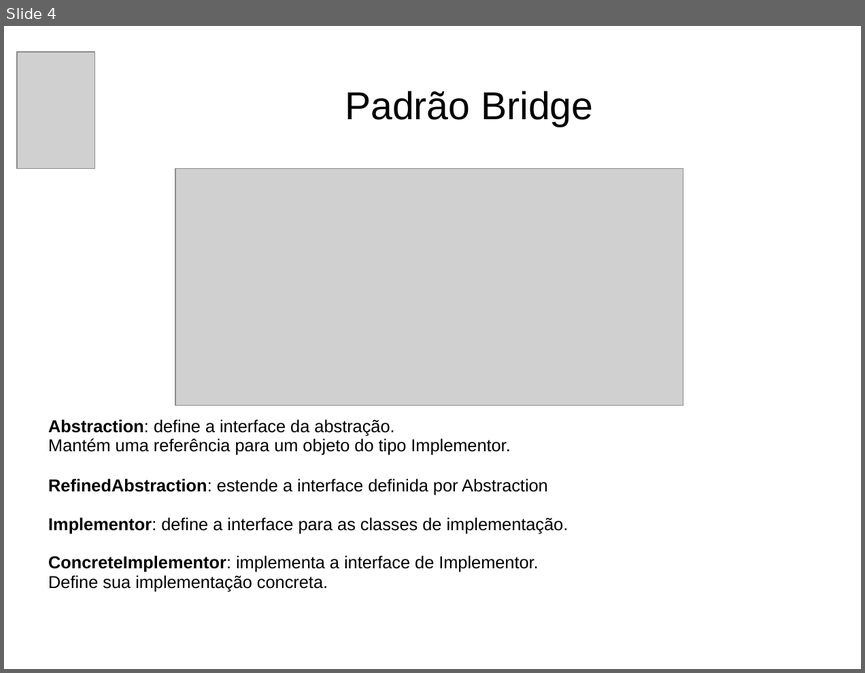
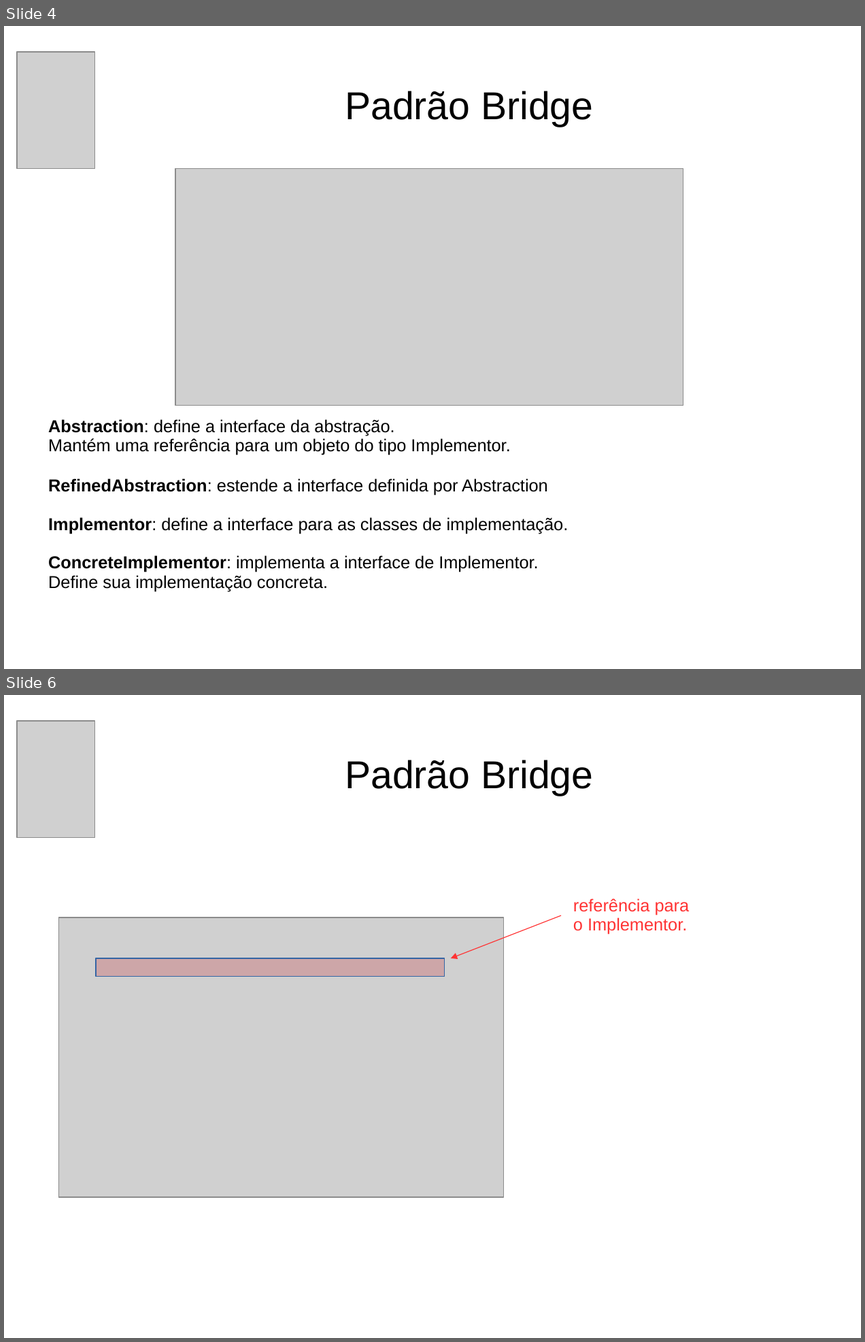
Before and after one commit to andrePfeiffer/Padroes, a slide deck: arquivos/Apresentação PSI.ppt. Shown one above the other, each under a label of ours: slide 4 before the commit, slides 4 and 6 after it; the slides between them are not shown. The pictures are 865x673 and 865x1342 pixels, drawn with LibreOffice and Linux fonts; fonts in the diff are those of the drawing; grey boxes stand for pictures; background and template pictures are left out. Boxes give left, top, right and bottom in pixels: in the first picture for what was removed or moved away, otherwise in the second. Text is boxed around its words. In the diff, an @@ line names an element or a change of style, - is before the commit and + after.

```diff
--- a/arquivos/Apresentação PSI.ppt
+++ b/arquivos/Apresentação PSI.ppt
@@ slide 6 added at box(4, 695, 861, 1338), background #FFFFFF @@
@@ picture added at box(17, 721, 96, 837) @@
@@ title added at box(345, 760, 593, 796), 36 pt, text #000000 @@
+Padrão Bridge
@@ text added at box(573, 898, 689, 934), 16 pt, text #FF3333 @@
+referência para
+o Implementor.
@@ picture added at box(59, 917, 504, 1198) @@
@@ arrow added from (562, 916) to (451, 959), #FF3333 0.74 pt @@
@@ rectangle added at box(96, 959, 445, 977), fill #C5000B at 20% opacity, outline #3465A4 0.74 pt @@
```
Also in this commit, not shown: 1 slide changed, 13 other slides added, 3 other files.
